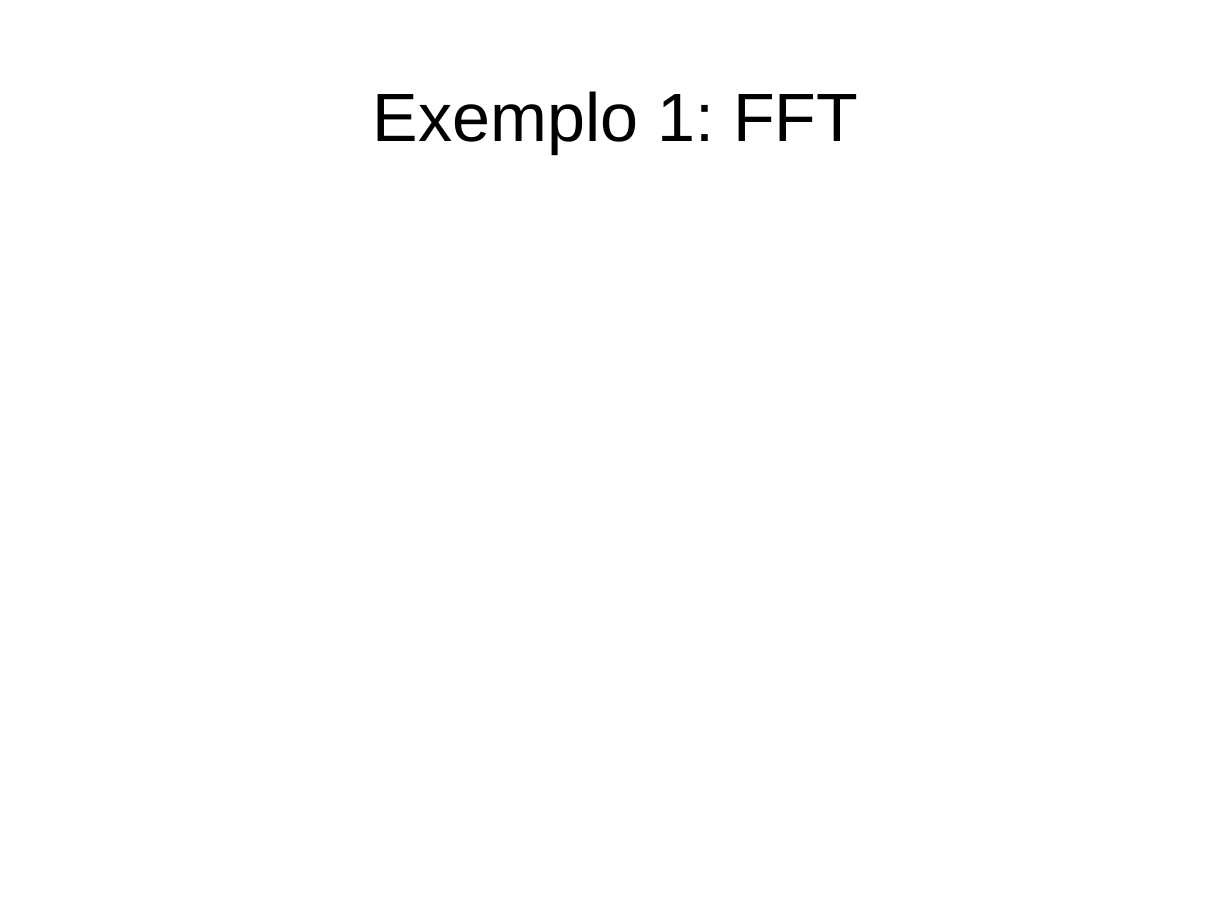
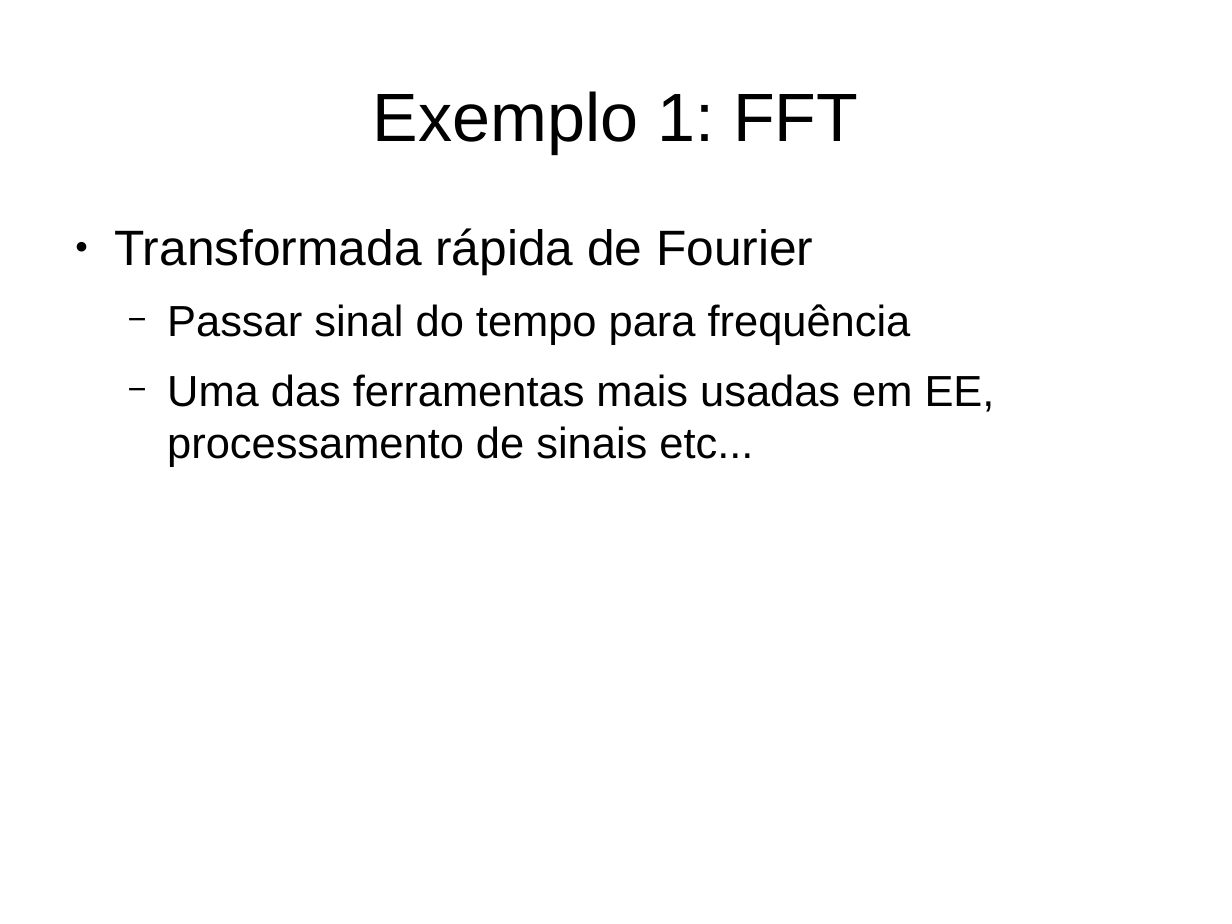
Before and after one commit to renanbirck/sfdsm-2015, a slide deck: slide 19 of Slides.odp (slide 16 before the commit). Drawn at 1232x924 pixels with LibreOffice and Linux fonts; fonts in the diff are those of the drawing. Boxes give left, top, right and bottom in pixels: in the first picture for what was removed or moved away, otherwise in the second. Text is boxed around its words. In the diff, an @@ line names an element or a change of style, - is before the commit and + after.

```diff
--- a/Slides.odp
+++ b/Slides.odp
@@ text added at (x1=114, y1=228, x2=995, y2=467), 28 pt, text #000000 @@
+● Transformada rápida de Fourier
+  − Passar sinal do tempo para frequência
+  − Uma das ferramentas mais usadas em EE, processamento de sinais etc...
```
Also in this commit, not shown: 7 other slides changed, 6 slides added, 1 other file.
